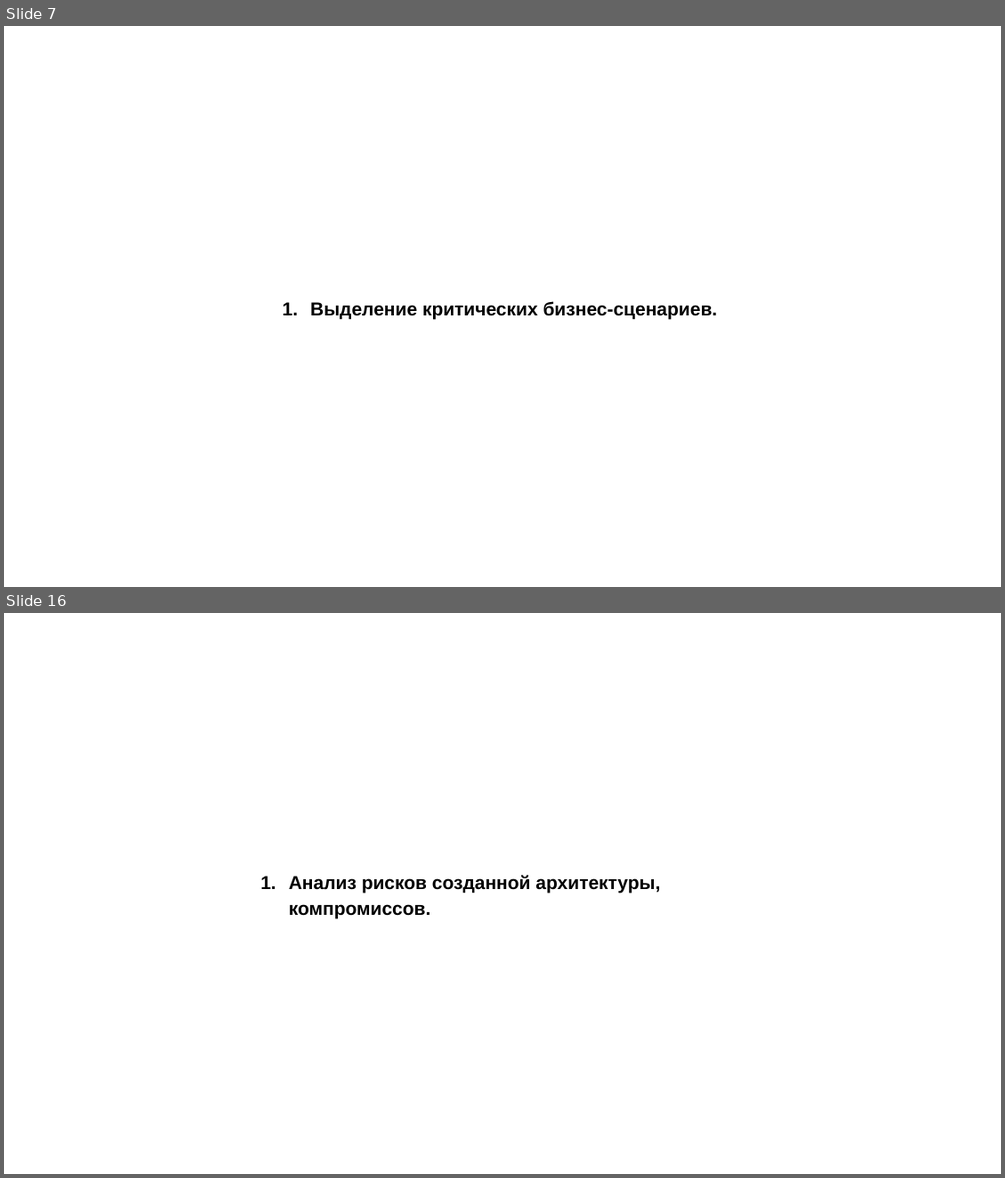
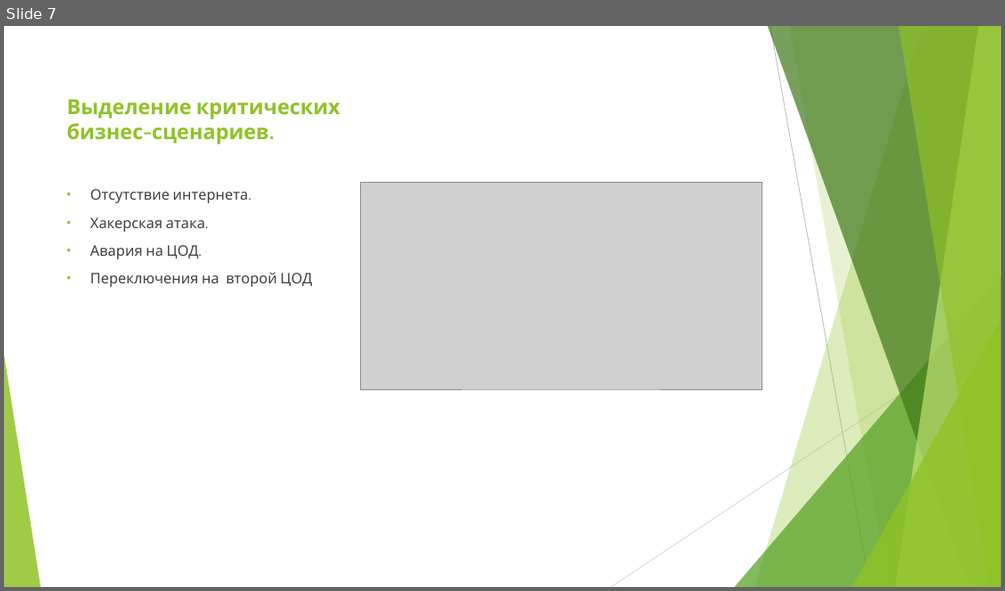
Before and after one commit to eafonasyev/diplom, a slide deck: diplom/diplom_prezentation.pptx. Shown one above the other, each under a label of ours: slides 7 and 16 before the commit, slide 7 after it; the slides between them are not shown. The pictures are 1005x1178 and 1005x591 pixels, drawn with LibreOffice and Linux fonts; fonts in the diff are those of the drawing; grey boxes stand for pictures. Boxes give left, top, right and bottom in pixels: in the first picture for what was removed or moved away, otherwise in the second. Text is boxed around its words. In the diff, an @@ line names an element or a change of style, - is before the commit and + after.

```diff
--- a/diplom/diplom_prezentation.pptx
+++ b/diplom/diplom_prezentation.pptx
@@ slide 16 removed at box(4, 613, 1001, 1174), background #FFFFFF @@
@@ text removed at box(289, 875, 660, 918) @@
-1. Анализ рисков созданной архитектуры, компромиссов.
@@ slide 7 changed as well @@
@@ title "Выделение критических бизнес-сценариев.": place and size @@
-title "Выделение критических бизнес-сценариев." at box(310, 301, 718, 319)
+title "Выделение критических бизнес-сценариев." at box(67, 99, 340, 144)
@@ title "Выделение критических бизнес-сценариев." at box(67, 99, 340, 144): size 18 to 20 pt, font Arial to Cabin, text colour #000000 to #90C226; bullet 1. to none; line spacing 1.15 to 1; vertical alignment top to bottom @@
@@ picture added at box(361, 183, 762, 389) @@
@@ text added at box(90, 189, 312, 287), 14 pt, text #404040 @@
+• Отсутствие интернета.
+• Хакерская атака.
+• Авария на ЦОД.
+• Переключения на второй ЦОД
@@ group added at box(4, 26, 1001, 587): 5 freeform shapes, 3 triangles, 2 lines @@
```
Also in this commit, not shown: 2 other slides changed, 12 slides added, 13 other slides removed, 1 other file.
